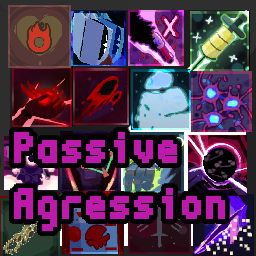
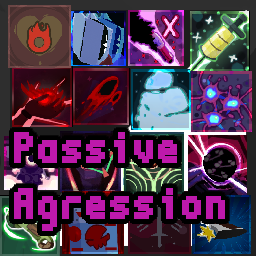
Layers edited between the first and the second 256 × 256 image:
added layer "ResonanceIcon.png" above "HookDischarge.png" over [124,134,184,194]
added layer "ScrapWrench.png #1" above "ScrapWrench.png" over [0,195,60,256]
hid "ScrapWrench.png" over [1,198,60,256]
added layer "Spurs.png" above "TEAR.png" over [192,195,251,254]
hid "TEAR.png" over [193,194,254,256]
